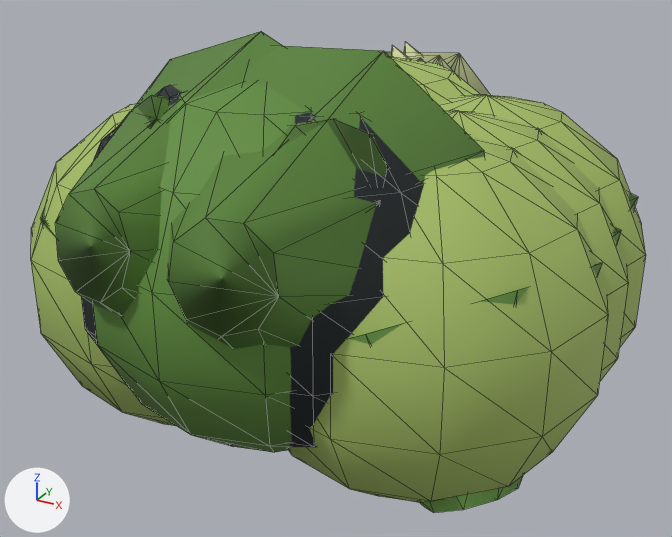
The glTF model public/models/leafUltimate.glb: old version first, new version second.
Rendered twice from a 50 mm camera at (2.48, -4.7, 2.31) aimed at (0.02, -0.24, 0.08). Arrows for +X, +Y and +Z are at lower left; the lights stay in place. The older version comes first. Mesh edges are drawn as thin lines. Vertices at exactly the same position are counted once.

The first picture shows 'Optimized insect'.
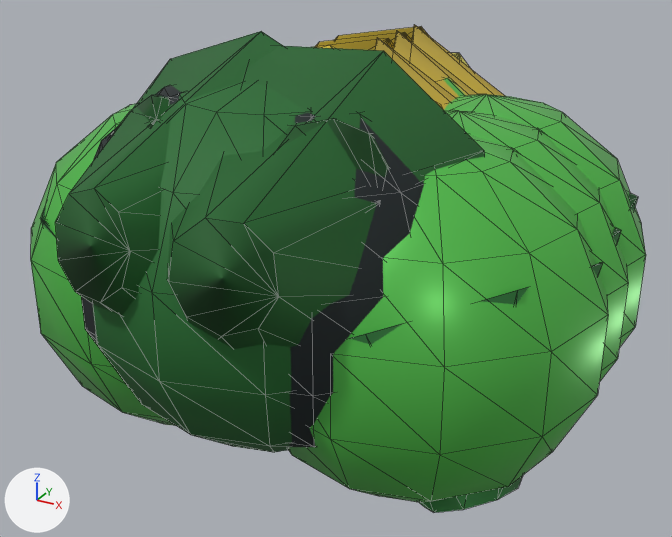
The newer file is also turned or shifted as a whole; pictures and numbers use the older file's frame.

Diff of the bpy script that builds the scene:
```diff
--- a/public/models/leafUltimate.glb.py
+++ b/public/models/leafUltimate.glb.py
@@ mat_mat0 @@
 mat_mat0 = principled_material('mat0')
-mat_mat0.base_color = (0.114, 0.262, 0.0437)  # green #5f8c3b
+mat_mat0.base_color = (0.0137, 0.144, 0.0252)  # dark green #1f6a2c
 mat_mat0.roughness = 0.72
@@ mat_mat1 @@
 mat_mat1 = principled_material('mat1')
-mat_mat1.base_color = (0.376, 0.509, 0.13)  # green #a5bd65
-mat_mat1.roughness = 0.72
+mat_mat1.base_color = (0.0908, 0.539, 0.0762)  # green #55c24e
+mat_mat1.roughness = 0.36
@@ mat_mat2 @@
 mat_mat2 = principled_material('mat2')
-mat_mat2.base_color = (0.665, 0.723, 0.356)  # green #d5dda1
+mat_mat2.base_color = (0.0908, 0.539, 0.0762)  # green #55c24e
 mat_mat2.roughness = 0.72
@@ mat_mat3 @@
 mat_mat3 = principled_material('mat3')
-mat_mat3.base_color = (0.00651, 0.013, 0.0152)  # black #131e21
+mat_mat3.base_color = (0.871, 0.807, 0.162)  # yellow #f0e870
 mat_mat3.roughness = 0.72
@@ me_complete_articulated_insect_anatomy @@
-me_complete_articulated_insect_anatomy.from_pydata(...)  # 1259 vertices, 2363 faces; spans x -1.7..1.69, y -1.89..1.61, z -0.91..1.51
+me_complete_articulated_insect_anatomy.from_pydata(...)  # 1451 vertices, 2658 faces; spans x -1.7..1.69, y -1.89..1.61, z -0.91..1.52
+# me_complete_articulated_insect_anatomy part 1: the loose piece of 18 vertices spanning x -1.21..0.01, y -0.76..1.18, z -0.78..1.17 is copied, and the copy is multiplied about its middle by the matrix ((0.938, 0.245, 0.241), (-0.29, 0.939, 0.178), (-0.183, -0.237, 0.953)), then moved by (0.09, 0.0, 0.28), in mat_mat5 (yellow #e0c341); it spans x -1.15..0.24, y -0.86..0.97, z -0.6..1.34
+# me_complete_articulated_insect_anatomy part 2: the loose piece of 18 vertices spanning x -1.21..0.01, y -0.76..1.18, z -0.78..1.17 is copied, and the copy is multiplied about its middle by the matrix ((0.938, 0.247, 0.242), (-0.293, 0.939, 0.178), (-0.183, -0.238, 0.954)), then moved by (0.09, 0.25, 0.28), in mat_mat5 (yellow #e0c341); it spans x -1.14..0.24, y -0.6..1.23, z -0.6..1.34
+# me_complete_articulated_insect_anatomy part 3: the loose piece of 18 vertices spanning x -1.21..0.01, y -0.76..1.18, z -0.78..1.17 is copied, and the copy is multiplied about its middle by the matrix ((0.938, 0.249, 0.241), (-0.295, 0.939, 0.175), (-0.183, -0.236, 0.955)), then moved by (0.09, 0.5, 0.28), in mat_mat5 (yellow #e0c341); it spans x -1.14..0.24, y -0.36..1.48, z -0.6..1.34
+# me_complete_articulated_insect_anatomy part 4: the loose piece of 18 vertices spanning x -0.02..1.21, y -0.81..1.13, z -0.79..1.15 is copied, and the copy is multiplied about its middle by the matrix ((0.938, -0.247, -0.242), (0.292, 0.94, 0.175), (0.185, -0.235, 0.954)), then moved by (-0.08, 0.0, 0.29), in mat_mat5 (yellow #e0c341); it spans x -0.25..1.15, y -0.84..0.99, z -0.55..1.39
+# me_complete_articulated_insect_anatomy part 5: the loose piece of 18 vertices spanning x -0.02..1.21, y -0.81..1.13, z -0.79..1.15 is copied, and the copy is multiplied about its middle by the matrix ((0.937, -0.247, -0.242), (0.293, 0.939, 0.174), (0.184, -0.234, 0.954)), then moved by (-0.08, 0.25, 0.29), in mat_mat5 (yellow #e0c341); it spans x -0.25..1.15, y -0.59..1.23, z -0.55..1.39
+# me_complete_articulated_insect_anatomy part 6: the loose piece of 18 vertices spanning x -0.02..1.21, y -0.81..1.13, z -0.79..1.15 is copied, and the copy is multiplied about its middle by the matrix ((0.937, -0.25, -0.243), (0.295, 0.939, 0.174), (0.185, -0.235, 0.954)), then moved by (-0.08, 0.5, 0.29), in mat_mat5 (yellow #e0c341); it spans x -0.25..1.14, y -0.34..1.48, z -0.55..1.39
+# me_complete_articulated_insect_anatomy part 7: 6 vertices moved from x -0.81..0.37, y -0.32..1.15, z -0.7..0.8 to x -0.81..0.37, y -0.32..1.15, z -0.68..0.82; 48 vertices added at x -1.0..0.38, y -0.84..1.01, z -0.45..0.8
+# me_complete_articulated_insect_anatomy part 8: 2 vertices moved from x 0.96, y 0.6..1.03, z 0.0..0.46 to x 0.96, y 0.6..1.03, z 0.02..0.48
+# me_complete_articulated_insect_anatomy part 9: 1 vertex moved from x 0.21, y -1.89, z 0.51 to x 0.21, y -1.89, z 0.52
+# me_complete_articulated_insect_anatomy part 10: 256 faces spanning x -1.03..1.03, y -0.81..1.61, z -0.74..1.26 switch from mat_mat2 (green #d5dda1) to mat_mat3 (yellow #f0e870)
+# other edits to the shape of me_complete_articulated_insect_anatomy do not show in these pictures
 me_complete_articulated_insect_anatomy.materials.append(mat_mat0)
 me_complete_articulated_insect_anatomy.materials.append(mat_mat1)
+me_complete_articulated_insect_anatomy.materials.append(mat_mat4)  # black #131e21
+me_complete_articulated_insect_anatomy.materials.append(mat_mat5)  # yellow #e0c341
```

Where the change shows, as pixel boxes [x1, y1, x2, y2] in the pictures (672 x 537 px; the box of a moved part takes in the faces that stretch with it):
'Optimized insect', recoloured, surface changed, reshaped (darker): before [31, 31, 646, 513]; after [31, 25, 646, 513]
part 1 of me_complete_articulated_insect_anatomy, added: after [317, 38, 394, 50]
part 2 of me_complete_articulated_insect_anatomy, added: after [315, 32, 412, 47]
part 3 of me_complete_articulated_insect_anatomy, added: after [335, 26, 429, 40]
part 4 of me_complete_articulated_insect_anatomy, added (yellow): after [375, 37, 456, 110]
part 5 of me_complete_articulated_insect_anatomy, added (yellow): after [394, 31, 477, 98]
part 6 of me_complete_articulated_insect_anatomy, added (yellow): after [412, 25, 505, 96]
part 7 of me_complete_articulated_insect_anatomy, built on (mostly hidden): before [409, 55, 439, 64]
part 8 of me_complete_articulated_insect_anatomy, moved or reshaped (not visible afterwards): before [405, 42, 420, 59]
part 9 of me_complete_articulated_insect_anatomy, moved or reshaped: before [167, 280, 278, 340]; after [167, 280, 279, 340]
part 10 of me_complete_articulated_insect_anatomy, recoloured: before [385, 42, 490, 95]; after [451, 53, 471, 69]
